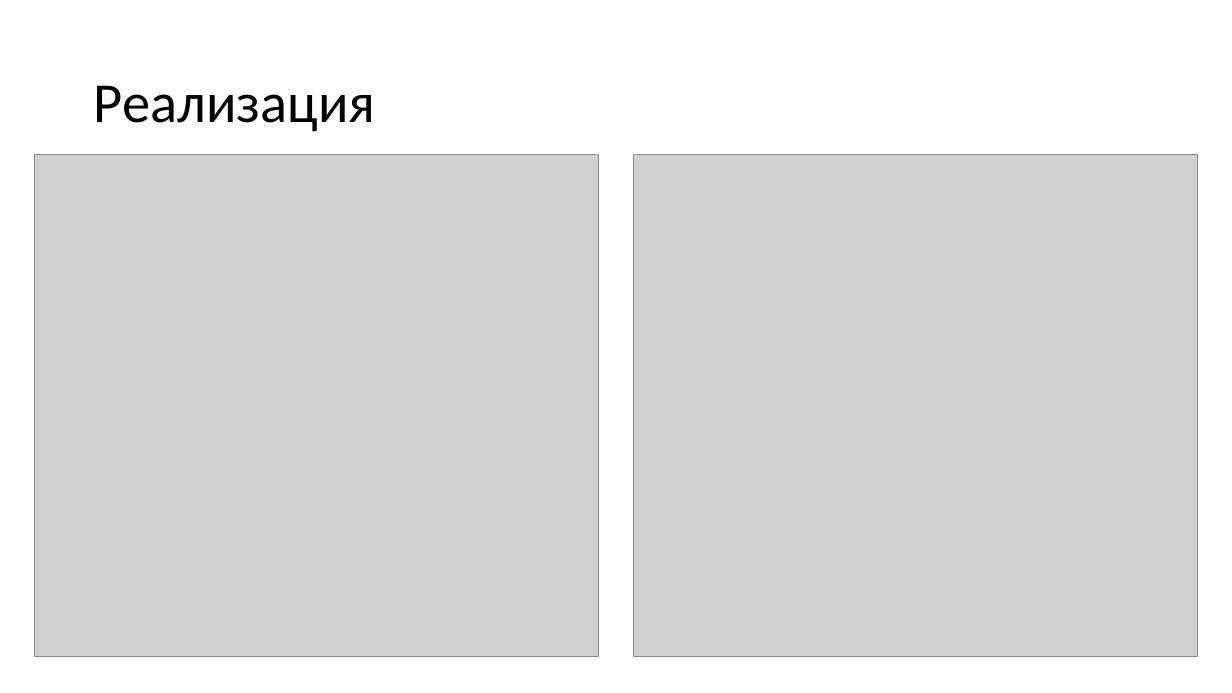
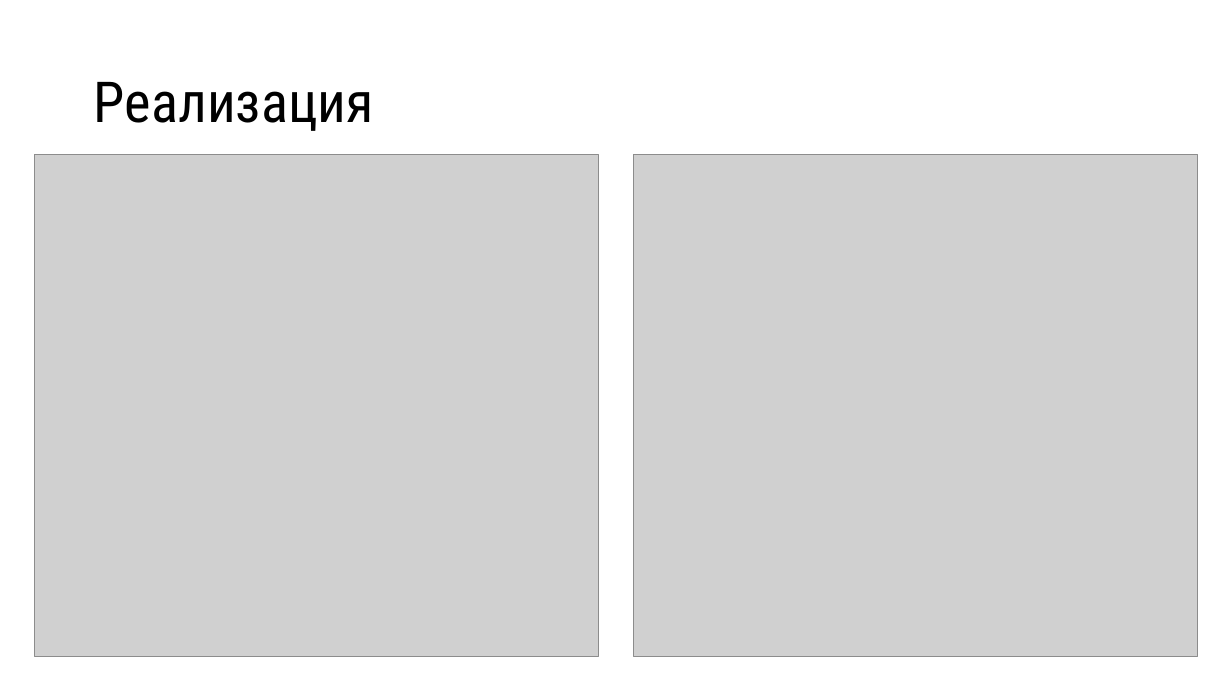
Before and after one commit to Lynech/the-reflected-signal-simulator, a slide deck: slide 13 of presentation.pptx. Drawn at 1232x693 pixels with LibreOffice and Linux fonts; fonts in the diff are those of the drawing; grey boxes stand for pictures. Boxes give left, top, right and bottom in pixels: in the first picture for what was removed or moved away, otherwise in the second. Text is boxed around its words. In the diff, an @@ line names an element or a change of style, - is before the commit and + after.

```diff
--- a/presentation.pptx
+++ b/presentation.pptx
@@ title "Реализация" at [94,82,374,131]: font Calibri to Roboto Condensed @@
```
Also in this commit, not shown: 14 other slides changed, 1 slide added, 1 other file.
